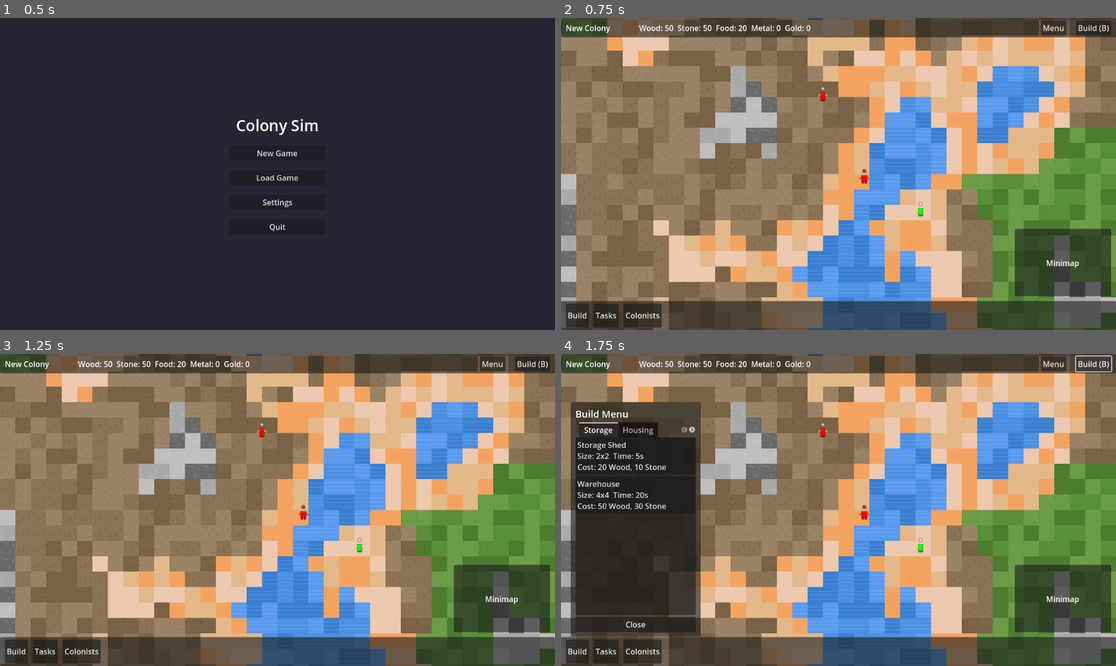
Above: before the commit, frames 1-4 (two rows, left to right).
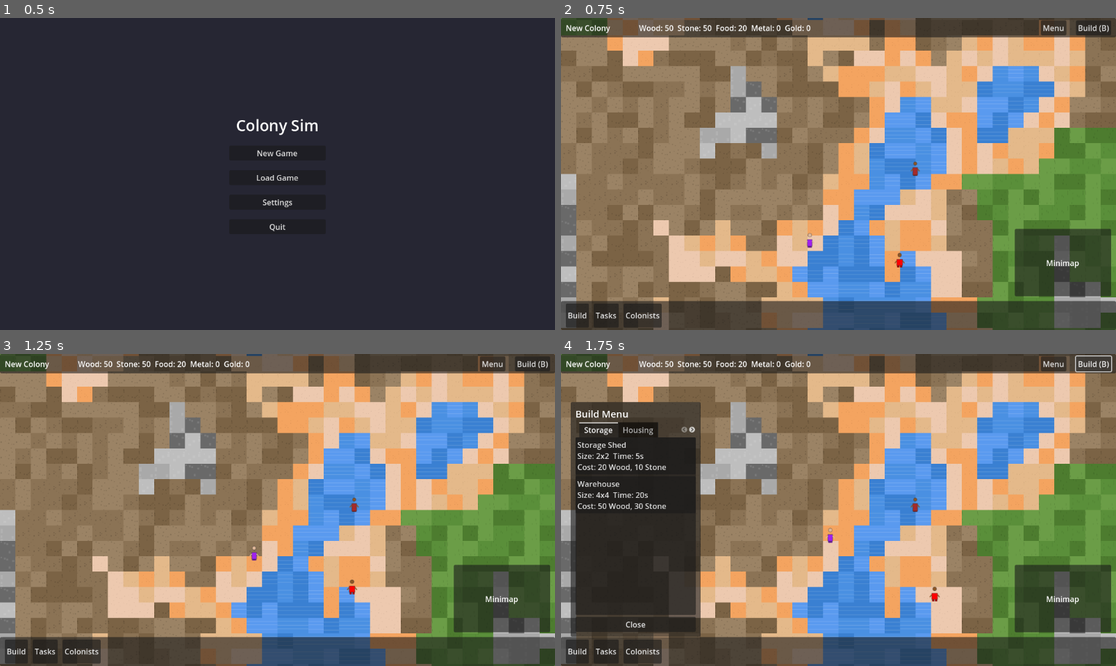
Above: after the commit, the same moments.

Repository: hungnv26/colony-sim-city-builder
Game: Godot game, scene res://scenes/menu/main_menu.tscn
Two runs of this game, one before a commit and one after it. Both use one fixed random seed, a clock stepped at 60 frames per second and the inputs below.
Inputs:
- Up to frame 1 (0.5 s): no input
- Up to frame 2 (0.75 s): click "New Game" at 0.5 s
- Up to frame 3 (1.25 s): no input
- Up to frame 4 (1.75 s): click "Build (B)" at 1.25 s

Frame 1 is identical in both runs. In frame 2, 0.2% of the frame differs, in the area x 44-66%, y 22-80%; in frame 3, 0.2%; in frame 4, 0.3%, in the area x 46-69%, y 22-80%.

Commit message:
Fix resource spawning and let urgent tasks interrupt idle colonists
Resource placement compared cellular noise (default distance return,
always negative) against positive thresholds, so no trees, rocks or ore
ever spawned and every colonist starved at ~100 s. Use the cell value
return type to pick resource patches and a per-tile roll to thin them,
and check ore before rocks so ore can actually appear.

The task queue only picked a new task when the current one finished,
and the idle task never finishes, so food, sleep, harvest and build
tasks never ran. Higher-priority tasks now interrupt the current task,
which is re-queued and restarted later. Duplicate-task checks now look
at queued tasks too, so a hungry colonist no longer queues a new food
task every frame.

Also: path to a walkable tile beside a resource instead of failing
because resources block walking, keep sleeping once asleep instead of
waking at the 30-energy threshold, and reset colonist state after
eating.

Verified headless over 300 s of game time: resources spawn, designated
harvests complete, colonists eat and sleep, nobody dies.

Co-Authored-By: Claude Fable 5.1 <noreply@anthropic.com>

Diff:
--- a/scripts/ai/pathfinding.gd
+++ b/scripts/ai/pathfinding.gd
@@ -34,8 +34,13 @@
 
 	# Check if end tile is walkable
 	var end_tile_data = tilemap.get_tile_data(start_tile, end_tile)
-	if end_tile_data == null or not end_tile_data.is_walkable:
+	if end_tile_data == null:
 		return []
+	if not end_tile_data.is_walkable:
+		# Resources (trees, rocks, ore) block walking, so path to a tile beside them
+		end_tile = _nearest_walkable_neighbor(end_tile, start_tile, tilemap)
+		if end_tile == Vector2i(-1, -1):
+			return []
 
 	# Initialize open and closed sets
 	var open_set: Array = []
@@ -110,6 +115,21 @@
 			lowest_node = node
 	return lowest_node
 
+## Find the walkable neighbor of a tile that is closest to the start tile
+## Returns Vector2i(-1, -1) if the tile is fully enclosed
+static func _nearest_walkable_neighbor(tile: Vector2i, start_tile: Vector2i, tilemap) -> Vector2i:
+	var best = Vector2i(-1, -1)
+	var best_distance = INF
+	for neighbor_pos in _get_neighbors(tile):
+		var tile_data = tilemap.get_tile_data(start_tile, neighbor_pos)
+		if tile_data == null or not tile_data.is_walkable:
+			continue
+		var distance = _heuristic(start_tile, neighbor_pos)
+		if distance < best_distance:
+			best_distance = distance
+			best = neighbor_pos
+	return best
+
 ## Get all valid neighbor positions (8-directional)
 static func _get_neighbors(pos: Vector2i) -> Array:
 	return [
--- a/scripts/ai/task.gd
+++ b/scripts/ai/task.gd
@@ -51,6 +51,13 @@
 	is_cancelled = true
 	is_completed = false
 
+## Called when a higher-priority task takes over
+## The task is cancelled now and restarted from scratch when it is picked again
+func interrupt() -> void:
+	cancel()
+	is_started = false
+	is_cancelled = false
+
 ## Called when the task completes successfully
 ## Override this in derived classes for cleanup
 func complete() -> void:
--- a/scripts/ai/task_queue.gd
+++ b/scripts/ai/task_queue.gd
@@ -45,8 +45,23 @@
 func has_tasks() -> bool:
 	return _tasks.size() > 0 or _current_task != null
 
+## Check if the current task or any queued task is of the given type
+func has_task_of_type(task_type) -> bool:
+	if _current_task != null and is_instance_of(_current_task, task_type):
+		return true
+	for task in _tasks:
+		if is_instance_of(task, task_type):
+			return true
+	return false
+
 ## Process the task queue (call this every frame)
 func process(delta: float) -> void:
+	# Let a more urgent task take over (e.g. eating interrupts idle wandering)
+	if _current_task != null and _has_higher_priority_task(_current_task.priority):
+		_current_task.interrupt()
+		add_task(_current_task)
+		_current_task = null
+
 	# If no current task, get the next one
 	if _current_task == null:
 		_get_next_task()
@@ -88,6 +103,15 @@
 	# No executable tasks found
 	_current_task = null
 
+## Check if a queued task outranks the given priority and is ready to run
+func _has_higher_priority_task(current_priority: int) -> bool:
+	for task in _tasks:
+		if task.priority <= current_priority:
+			return false  # Queue is sorted, nothing further down outranks it
+		if task.can_execute():
+			return true
+	return false
+
 ## Sort tasks by priority (highest first)
 func _sort_tasks() -> void:
 	_tasks.sort_custom(_compare_priority)
--- a/scripts/ai/tasks/find_food_task.gd
+++ b/scripts/ai/tasks/find_food_task.gd
@@ -161,12 +161,23 @@
 
 	return false
 
+## Complete the task
+func complete() -> void:
+	super.complete()
+	_set_idle()
+
 ## Cancel the task
 func cancel() -> void:
 	super.cancel()
 	if _move_task != null:
 		_move_task.cancel()
 		_move_task = null
+	_set_idle()
+
+## Change state back to IDLE after eating or being interrupted
+func _set_idle() -> void:
+	if colonist != null and colonist.current_state == colonist.State.WORKING:
+		colonist.change_state(colonist.State.IDLE)
 
 ## Check if task can be executed
 func can_execute() -> bool:
--- a/scripts/ai/tasks/sleep_task.gd
+++ b/scripts/ai/tasks/sleep_task.gd
@@ -151,8 +151,8 @@
 	if not super.can_execute():
 		return false
 
-	# Only sleep if colonist is tired
-	if colonist.energy > 30.0:
+	# Only start sleeping if colonist is tired; once asleep, keep going until rested
+	if not is_started and colonist.energy > 30.0:
 		return false
 
 	# Can't sleep if dead
--- a/scripts/entities/colonist.gd
+++ b/scripts/entities/colonist.gd
@@ -112,15 +112,7 @@
 func _has_task_of_type(task_type) -> bool:
 	if task_queue == null:
 		return false
-
-	# Check current task
-	var current_task = task_queue.get_current_task()
-	if current_task != null and is_instance_of(current_task, task_type):
-		return true
-
-	# Check queued tasks (can't easily access private _tasks array, so return false)
-	# This is okay - tasks will just get added and priority will determine execution
-	return false
+	return task_queue.has_task_of_type(task_type)
 
 func _update_stats(delta: float) -> void:
 	if current_state == State.DEAD:
--- a/scripts/systems/terrain_generator.gd
+++ b/scripts/systems/terrain_generator.gd
@@ -72,6 +72,11 @@
 	resource_noise.seed = noise_seed + 5000
 	resource_noise.noise_type = FastNoiseLite.TYPE_CELLULAR
 	resource_noise.frequency = 0.1
+	# The default cellular return type (distance) is always negative, so no tile
+	# ever passed the thresholds. Cell value gives each ~10-tile cell a uniform
+	# random value in [-1, 1]; cells above PATCH_THRESHOLD become resource patches.
+	resource_noise.cellular_return_type = FastNoiseLite.RETURN_CELL_VALUE
+	const PATCH_THRESHOLD: float = 0.0
 
 	print("Placing natural resources...")
 
@@ -87,22 +92,28 @@
 			if not tile or not tile.is_walkable:
 				continue
 
-			var resource_value = resource_noise.get_noise_2d(float(x), float(y))
+			# Only tiles inside a resource patch get resources; the per-tile roll
+			# thins the patch so resources stay clumped but walkable.
+			if resource_noise.get_noise_2d(float(x), float(y)) <= PATCH_THRESHOLD:
+				continue
+
+			var is_stone = tile.terrain_type == TileDataScript.TerrainType.STONE
+			var is_dirt = tile.terrain_type == TileDataScript.TerrainType.DIRT
 
 			# Trees on grass (30% chance in suitable areas)
-			if tile.terrain_type == TileDataScript.TerrainType.GRASS and resource_value > 0.4:
+			if tile.terrain_type == TileDataScript.TerrainType.GRASS and randf() < 0.6:
 				tile.set_resource(TileDataScript.ResourceType.TREE, 50 + randi() % 50)
 				trees_placed += 1
 
-			# Rocks on stone/dirt (20% chance)
-			elif (tile.terrain_type == TileDataScript.TerrainType.STONE or tile.terrain_type == TileDataScript.TerrainType.DIRT) and resource_value > 0.6:
-				tile.set_resource(TileDataScript.ResourceType.ROCK, 30 + randi() % 30)
-				rocks_placed += 1
-
-			# Ore on stone (10% chance)
-			elif tile.terrain_type == TileDataScript.TerrainType.STONE and resource_value > 0.75:
+			# Ore on stone (10% chance) - checked before rocks so it can actually spawn
+			elif is_stone and randf() < 0.2:
 				var ore_type = TileDataScript.ResourceType.ORE_IRON if randf() > 0.2 else TileDataScript.ResourceType.ORE_GOLD
 				tile.set_resource(ore_type, 20 + randi() % 30)
 				ore_placed += 1
 
+			# Rocks on stone/dirt (20% chance)
+			elif (is_stone or is_dirt) and randf() < 0.4:
+				tile.set_resource(TileDataScript.ResourceType.ROCK, 30 + randi() % 30)
+				rocks_placed += 1
+
 	print("Resources placed: %d trees, %d rocks, %d ore deposits" % [trees_placed, rocks_placed, ore_placed])
